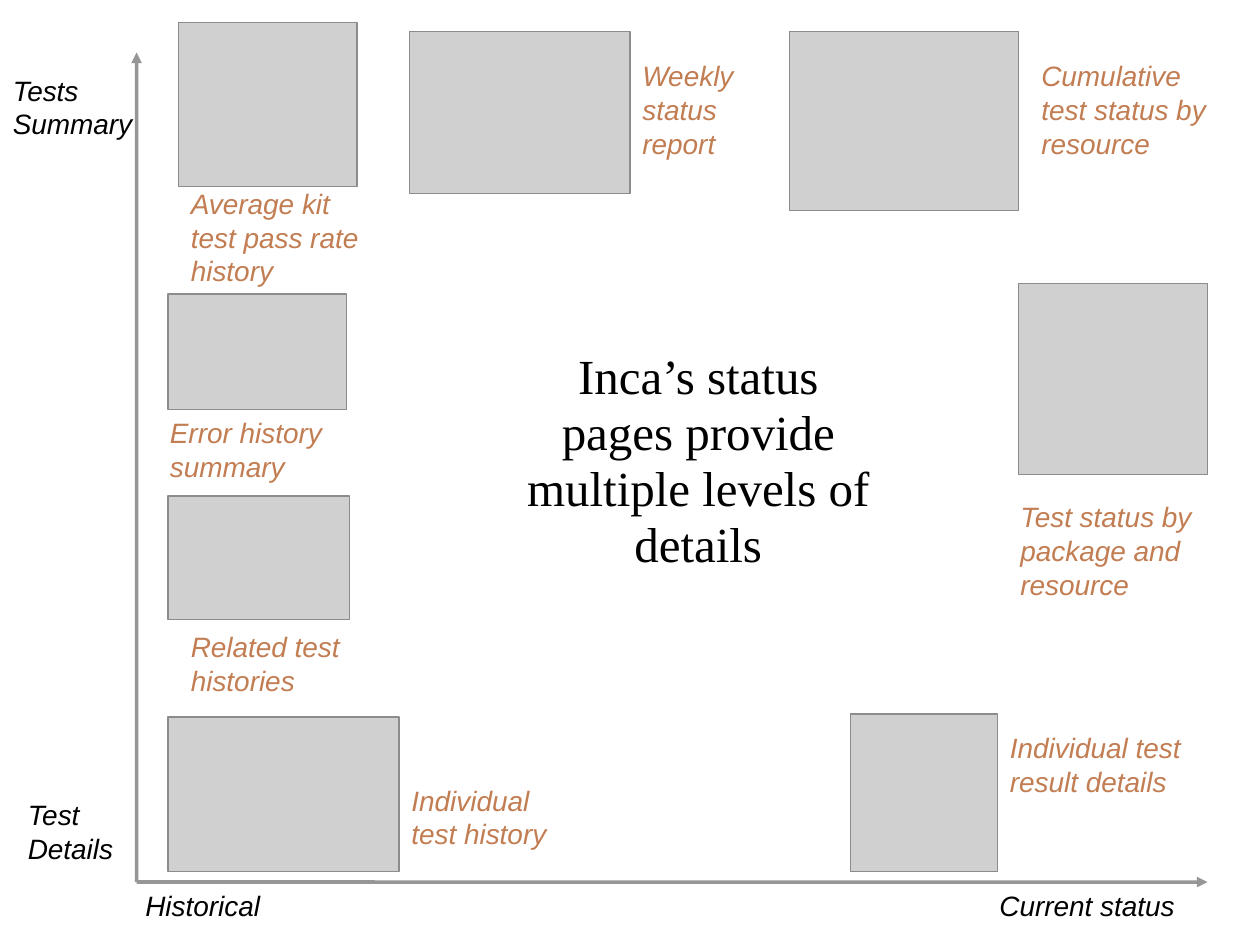
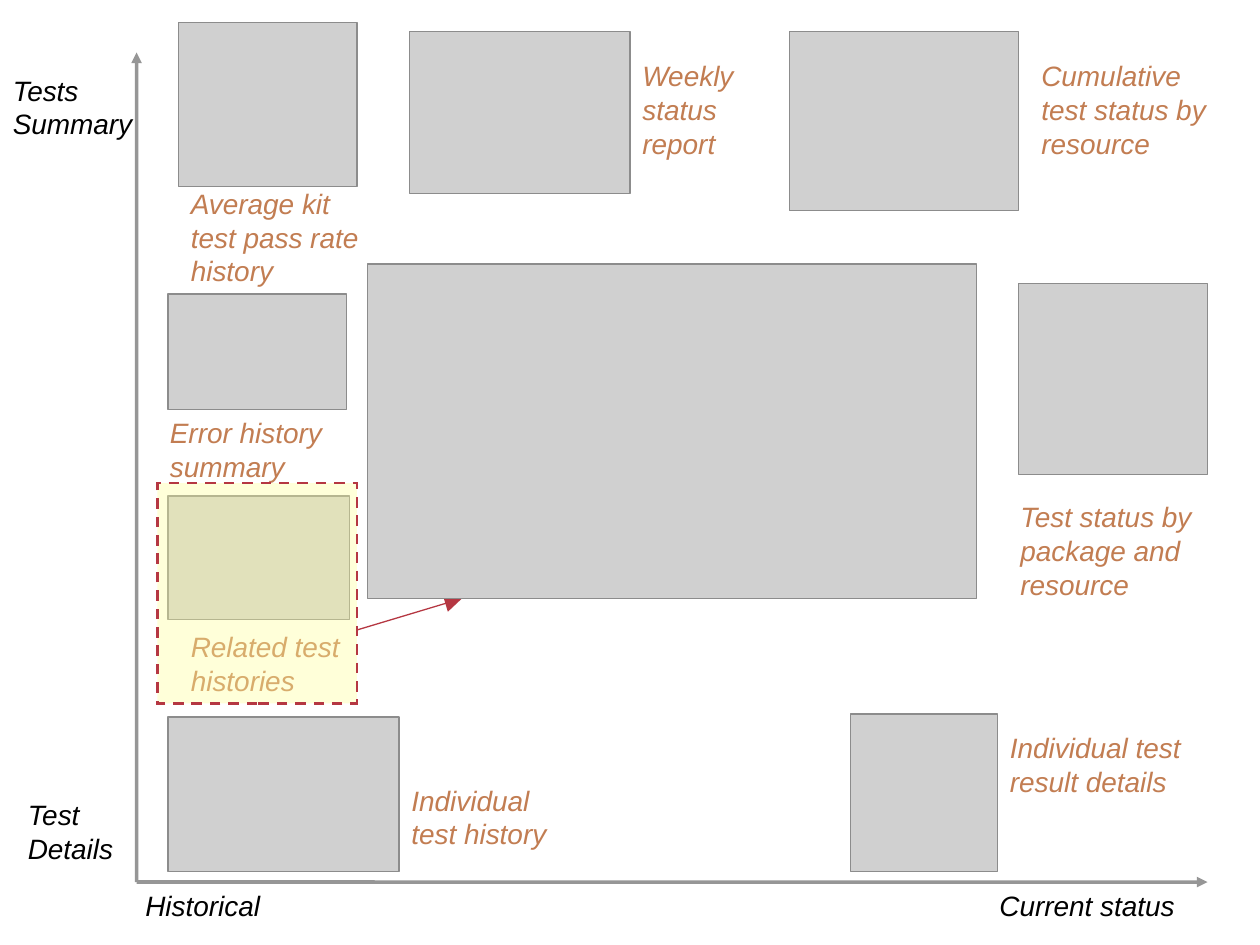
Before and after one commit to IncaProject/inca-xsede, a slide deck: slide 18 of talks/2008workshop/consumer.ppt (slide 4 before the commit). Drawn at 1260x945 pixels with LibreOffice and Linux fonts; fonts in the diff are those of the drawing; grey boxes stand for pictures. Boxes give left, top, right and bottom in pixels: in the first picture for what was removed or moved away, otherwise in the second. Text is boxed around its words. In the diff, an @@ line names an element or a change of style, - is before the commit and + after.

```diff
--- a/talks/2008workshop/consumer.ppt
+++ b/talks/2008workshop/consumer.ppt
@@ picture added at (368,265,976,598) @@
@@ text removed at (527,361,870,563) @@
-Inca’s status pages provide multiple levels of details
@@ rectangle added at (158,483,357,703), fill #FFFF99 at 37% opacity, outline #B53742 1.5 pt dashed @@
@@ arrow added from (357, 630) to (462, 598), #B53742 0.74 pt @@
```
Also in this commit, not shown: 7 other slides changed, 9 slides added.
